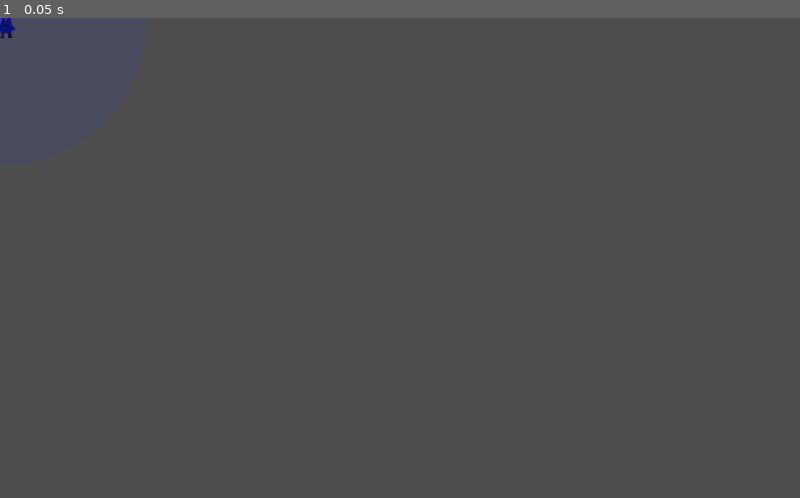
Above: before the commit, frame 1.
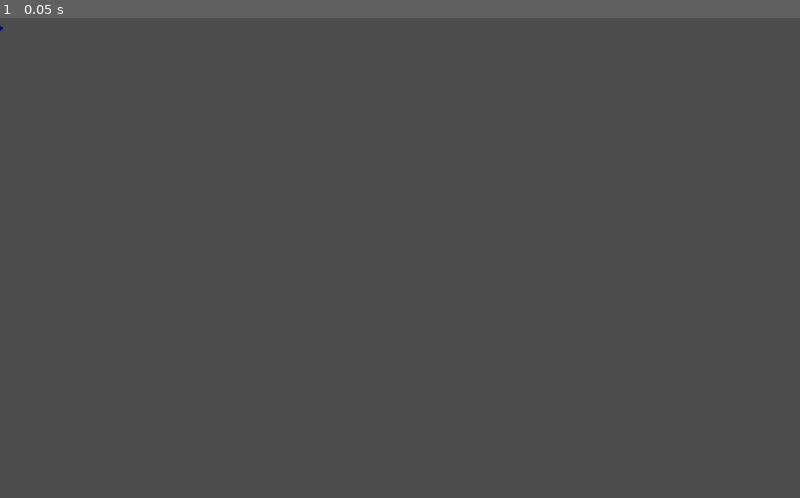
Above: after the commit, the same moment.

Repository: psvm203/rgb-defense
Game: Godot game, scene res://tower/blue/thunderbolt/thunderbolt.tscn
Two runs of this game, one before a commit and one after it. Both use one fixed random seed, a clock stepped at 60 frames per second and the inputs below. This scene is started directly instead of the project's main scene.
Inputs:
- Up to frame 1 (0.05 s): no input

The runs differ from the first frame. In frame 1, less than 0.1% of the frame differs, in the area x 0-2%, y 0-5%.
Error after the commit: Parse Error: The member "CHAIN_COUNT" already exists in parent class res://tower/blue/electromancer/electromancer.gd. (res://tower/blue/thunderbolt/thunderbolt…

Commit message:
refactor(tower): rename tier1 directories and fix broken UID references

Diff:
--- a/game_state/game_state.gd
+++ b/game_state/game_state.gd
@@ -1,7 +1,10 @@
 extends Node
 
+@warning_ignore("unused_signal")
 signal wave_completed
+@warning_ignore("unused_signal")
 signal start_wave_pressed
+@warning_ignore("unused_signal")
 signal level_completed(level: int)
 
 const LEVEL_WAVES: Dictionary = {
--- a/tower/blue/absolute_zero/absolute_zero.gd
+++ b/tower/blue/absolute_zero/absolute_zero.gd
@@ -1,4 +1,4 @@
-extends "res://tower/blue/frost_mage/frost_mage.gd"
+extends "res://tower/blue/cryomancer/cryomancer.gd"
 
 func _setup_tower() -> void:
 	attack_range = 200.0
--- a/tower/blue/death_lord/death_lord.tscn
+++ b/tower/blue/cryomancer/cryomancer.tscn
@@ -1,6 +1,6 @@
 [gd_scene format=3]
 
-[ext_resource type="Script" path="res://tower/blue/death_lord/death_lord.gd" id="1_tower"]
+[ext_resource type="Script" path="res://tower/blue/cryomancer/cryomancer.gd" id="1_tower"]
 [ext_resource type="Texture2D" path="res://tower/blue/mage/mage_attack.png" id="2_oghgm"]
 [ext_resource type="Texture2D" path="res://tower/blue/mage/mage_idle.png" id="3_daq3v"]
 
--- /dev/null
+++ b/tower/blue/electromancer/electromancer.gd
@@ -0,0 +1,63 @@
+extends "res://tower/blue/mage/mage.gd"
+
+const CHAIN_COUNT := 5
+const CHAIN_RADIUS := 200.0
+
+var _lightning_lines: Array = []
+var _should_draw_lightning: bool = false
+
+
+func _setup_tower() -> void:
+	attack_range = 200.0
+	attack_cooldown = 2.5
+	damage = 0.2
+	_color_index = 2
+	_tower_color = Color(0.2, 0.2, 1.0)
+	_projectile_color = Color(0.2, 0.2, 1.0)
+
+
+func _perform_attack() -> void:
+	if not is_instance_valid(_target):
+		return
+	_target.take_damage(_color_index, damage)
+	_lightning_lines.clear()
+	_lightning_lines.append([global_position, _target.global_position])
+	var from := _target.global_position
+	var hit_targets: Array[Area2D] = [_target]
+	for i in range(CHAIN_COUNT):
+		var closest := _find_chain_mob(from, hit_targets, CHAIN_RADIUS)
+		if not closest:
+			break
+		closest.take_damage(_color_index, damage)
+		hit_targets.append(closest)
+		_lightning_lines.append([from, closest.global_position])
+		from = closest.global_position
+	_should_draw_lightning = true
+	queue_redraw()
+
+
+func _find_chain_mob(from: Vector2, exclude: Array, radius: float) -> Area2D:
+	var mobs := get_tree().get_nodes_in_group("mobs")
+	var closest: Area2D = null
+	var closest_dist := radius
+	for mob in mobs:
+		if not is_instance_valid(mob) or exclude.has(mob):
+			continue
+		var dist := from.distance_to(mob.global_position)
+		if dist < closest_dist:
+			closest = mob
+			closest_dist = dist
+	return closest
+
+
+func _draw() -> void:
+	super._draw()
+	if _should_draw_lightning:
+		for line in _lightning_lines:
+			draw_line(
+				line[0] - global_position,
+				line[1] - global_position,
+				Color.YELLOW,
+				3.0,
+			)
+		_should_draw_lightning = false
--- a/tower/blue/frost_mage/frost_mage.tscn
+++ b/tower/blue/electromancer/electromancer.tscn
@@ -1,6 +1,6 @@
 [gd_scene format=3]
 
-[ext_resource type="Script" path="res://tower/blue/frost_mage/frost_mage.gd" id="1_tower"]
+[ext_resource type="Script" path="res://tower/blue/electromancer/electromancer.gd" id="1_tower"]
 [ext_resource type="Texture2D" path="res://tower/blue/mage/mage_attack.png" id="2_oghgm"]
 [ext_resource type="Texture2D" path="res://tower/blue/mage/mage_idle.png" id="3_daq3v"]
 
--- a/tower/blue/storm_lord/storm_lord.gd
+++ /dev/null
@@ -1,13 +0,0 @@
-extends "res://tower/blue/thunderbolt/thunderbolt.gd"
-
-const CHAIN_COUNT := 9
-const CHAIN_RADIUS := 250.0
-
-
-func _setup_tower() -> void:
-	attack_range = 220.0
-	attack_cooldown = 2.0
-	damage = 0.25
-	_color_index = 2
-	_tower_color = Color(0.2, 0.2, 1.0)
-	_projectile_color = Color(0.2, 0.2, 1.0)
--- a/tower/blue/thunderbolt/thunderbolt.gd
+++ b/tower/blue/thunderbolt/thunderbolt.gd
@@ -1,63 +1,13 @@
-extends "res://tower/blue/mage/mage.gd"
+extends "res://tower/blue/electromancer/electromancer.gd"
 
-const CHAIN_COUNT := 5
-const CHAIN_RADIUS := 200.0
-
-var _lightning_lines: Array = []
-var _should_draw_lightning: bool = false
+const CHAIN_COUNT := 9
+const CHAIN_RADIUS := 250.0
 
 
 func _setup_tower() -> void:
-	attack_range = 200.0
-	attack_cooldown = 2.5
-	damage = 0.2
+	attack_range = 220.0
+	attack_cooldown = 2.0
+	damage = 0.25
 	_color_index = 2
 	_tower_color = Color(0.2, 0.2, 1.0)
 	_projectile_color = Color(0.2, 0.2, 1.0)
-
-
-func _perform_attack() -> void:
-	if not is_instance_valid(_target):
-		return
-	_target.take_damage(_color_index, damage)
-	_lightning_lines.clear()
-	_lightning_lines.append([global_position, _target.global_position])
-	var from := _target.global_position
-	var hit_targets: Array[Area2D] = [_target]
-	for i in range(CHAIN_COUNT):
-		var closest := _find_chain_mob(from, hit_targets, CHAIN_RADIUS)
-		if not closest:
-			break
-		closest.take_damage(_color_index, damage)
-		hit_targets.append(closest)
-		_lightning_lines.append([from, closest.global_position])
-		from = closest.global_position
-	_should_draw_lightning = true
-	queue_redraw()
-
-
-func _find_chain_mob(from: Vector2, exclude: Array, radius: float) -> Area2D:
-	var mobs := get_tree().get_nodes_in_group("mobs")
-	var closest: Area2D = null
-	var closest_dist := radius
-	for mob in mobs:
-		if not is_instance_valid(mob) or exclude.has(mob):
-			continue
-		var dist := from.distance_to(mob.global_position)
-		if dist < closest_dist:
-			closest = mob
-			closest_dist = dist
-	return closest
-
-
-func _draw() -> void:
-	super._draw()
-	if _should_draw_lightning:
-		for line in _lightning_lines:
-			draw_line(
-				line[0] - global_position,
-				line[1] - global_position,
-				Color.YELLOW,
-				3.0,
-			)
-		_should_draw_lightning = false
--- a/tower/green/deadeye/deadeye.gd
+++ b/tower/green/deadeye/deadeye.gd
@@ -1,4 +1,4 @@
-extends "res://tower/green/marksman/marksman.gd"
+extends "res://tower/green/sniper/sniper.gd"
 
 func _setup_tower() -> void:
 	attack_range = 350.0
--- a/tower/green/basilisk/basilisk.tscn
+++ b/tower/green/hunter/hunter.tscn
@@ -1,6 +1,6 @@
 [gd_scene format=3]
 
-[ext_resource type="Script" path="res://tower/green/basilisk/basilisk.gd" id="1_tower"]
+[ext_resource type="Script" path="res://tower/green/hunter/hunter.gd" id="1_tower"]
 [ext_resource type="Texture2D" path="res://tower/green/archer/archer_attack.png" id="2_6aup3"]
 [ext_resource type="Texture2D" path="res://tower/green/archer/archer_idle.png" id="3_6aup3"]
 
--- a/tower/green/stormbringer/stormbringer.tscn
+++ b/tower/green/sniper/sniper.tscn
@@ -1,6 +1,6 @@
 [gd_scene format=3]
 
-[ext_resource type="Script" path="res://tower/green/stormbringer/stormbringer.gd" id="1_tower"]
+[ext_resource type="Script" path="res://tower/green/sniper/sniper.gd" id="1_tower"]
 [ext_resource type="Texture2D" path="res://tower/green/archer/archer_attack.png" id="2_6aup3"]
 [ext_resource type="Texture2D" path="res://tower/green/archer/archer_idle.png" id="3_6aup3"]
 
--- a/tower/green/tempest/tempest.gd
+++ b/tower/green/tempest/tempest.gd
@@ -1,4 +1,4 @@
-extends "res://tower/green/stormbringer/stormbringer.gd"
+extends "res://tower/green/hunter/hunter.gd"
 
 func _setup_tower() -> void:
 	attack_range = 220.0
--- a/track/track.gd
+++ b/track/track.gd
@@ -72,12 +72,12 @@
 	"res://tower/green/archer/archer.tscn": [
 		{
 			name = "Sniper",
-			scene = "res://tower/green/marksman/marksman.tscn",
+			scene = "res://tower/green/sniper/sniper.tscn",
 			cost = 50,
 		},
 		{
 			name = "Hunter",
-			scene = "res://tower/green/stormbringer/stormbringer.tscn",
+			scene = "res://tower/green/hunter/hunter.tscn",
 			cost = 50,
 		},
 		{
@@ -86,14 +86,14 @@
 			cost = 50,
 		},
 	],
-	"res://tower/green/marksman/marksman.tscn": [
+	"res://tower/green/sniper/sniper.tscn": [
 		{
 			name = "Deadeye",
 			scene = "res://tower/green/deadeye/deadeye.tscn",
 			cost = 100,
 		},
 	],
-	"res://tower/green/stormbringer/stormbringer.tscn": [
+	"res://tower/green/hunter/hunter.tscn": [
 		{
 			name = "Tempest",
 			scene = "res://tower/green/tempest/tempest.tscn",
@@ -110,7 +110,7 @@
 	"res://tower/blue/mage/mage.tscn": [
 		{
 			name = "Electromancer",
-			scene = "res://tower/blue/thunderbolt/thunderbolt.tscn",
+			scene = "res://tower/blue/electromancer/electromancer.tscn",
 			cost = 50,
 		},
 		{
@@ -120,14 +120,14 @@
 		},
 		{
 			name = "Cryomancer",
-			scene = "res://tower/blue/frost_mage/frost_mage.tscn",
-			cost = 50,
-		},
-	],
-	"res://tower/blue/thunderbolt/thunderbolt.tscn": [
-		{
-			name = "Storm Lord",
-			scene = "res://tower/blue/storm_lord/storm_lord.tscn",
+			scene = "res://tower/blue/cryomancer/cryomancer.tscn",
+			cost = 50,
+		},
+	],
+	"res://tower/blue/electromancer/electromancer.tscn": [
+		{
+			name = "Thunderbolt",
+			scene = "res://tower/blue/thunderbolt/thunderbolt.tscn",
 			cost = 100,
 		},
 	],
@@ -138,7 +138,7 @@
 			cost = 100,
 		},
 	],
-	"res://tower/blue/frost_mage/frost_mage.tscn": [
+	"res://tower/blue/cryomancer/cryomancer.tscn": [
 		{
 			name = "Absolute Zero",
 			scene = "res://tower/blue/absolute_zero/absolute_zero.tscn",
Renamed: tower/blue/frost_mage/frost_mage.gd -> tower/blue/cryomancer/cryomancer.gd
Renamed: tower/blue/frost_mage/frost_mage.gd.uid -> tower/blue/cryomancer/cryomancer.gd.uid
Not shown, added: tower/blue/electromancer/electromancer.gd.uid
Not shown, removed: tower/blue/storm_lord/storm_lord.gd.uid
Not shown, changed: tower/blue/thunderbolt/thunderbolt.gd.uid
Renamed: tower/blue/storm_lord/storm_lord.tscn.uid -> tower/blue/thunderbolt/thunderbolt.tscn.uid
Renamed: tower/green/stormbringer/stormbringer.gd -> tower/green/hunter/hunter.gd
Renamed: tower/green/stormbringer/stormbringer.gd.uid -> tower/green/hunter/hunter.gd.uid
Renamed: tower/green/marksman/marksman.gd -> tower/green/sniper/sniper.gd
Renamed: tower/green/marksman/marksman.gd.uid -> tower/green/sniper/sniper.gd.uid
Not shown: 1 places in tower/red/sword_sovereign/sword_sovereign.tscn that only renumber resources
Not shown, changed: PLANS.md
(and 1 more such lines)
